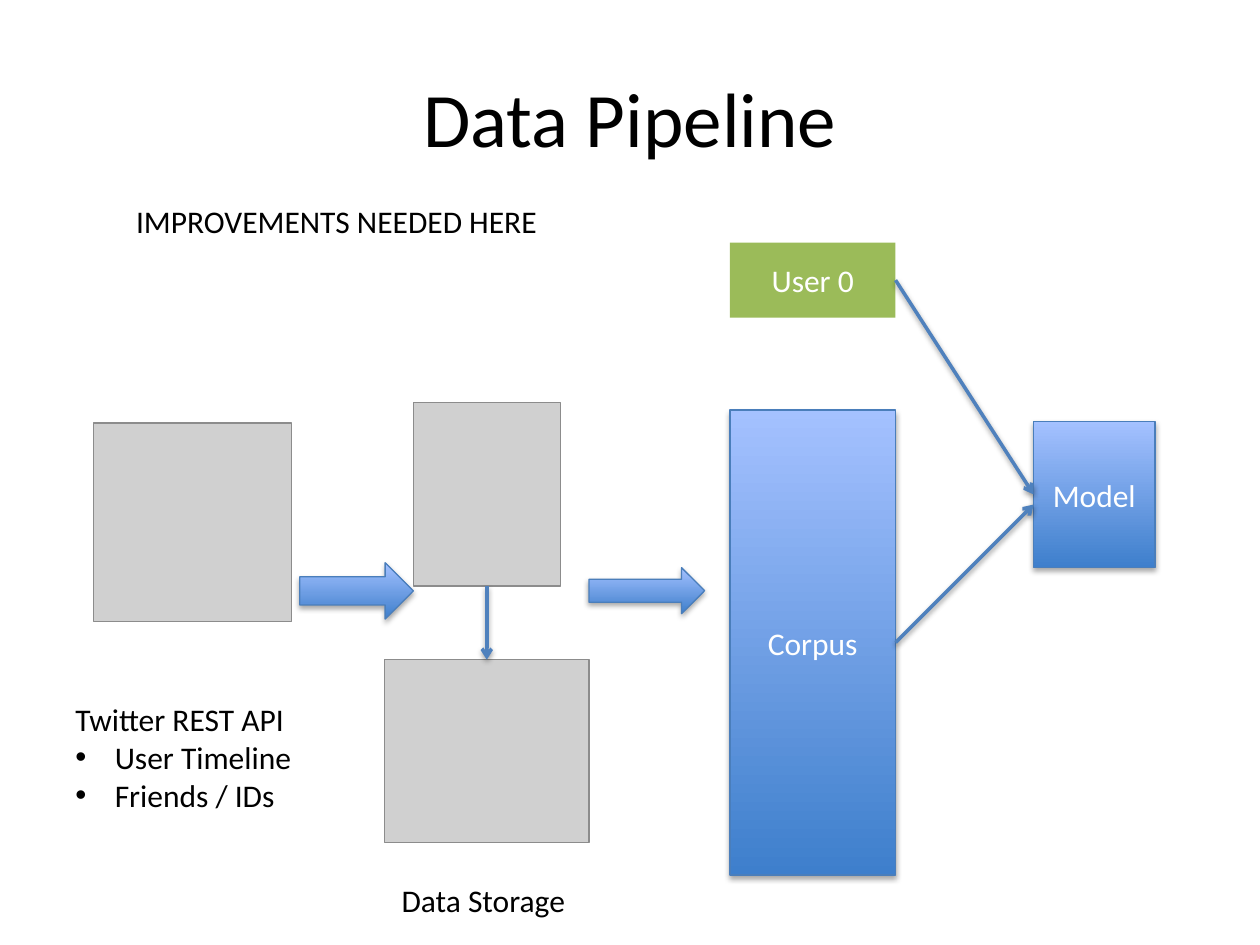
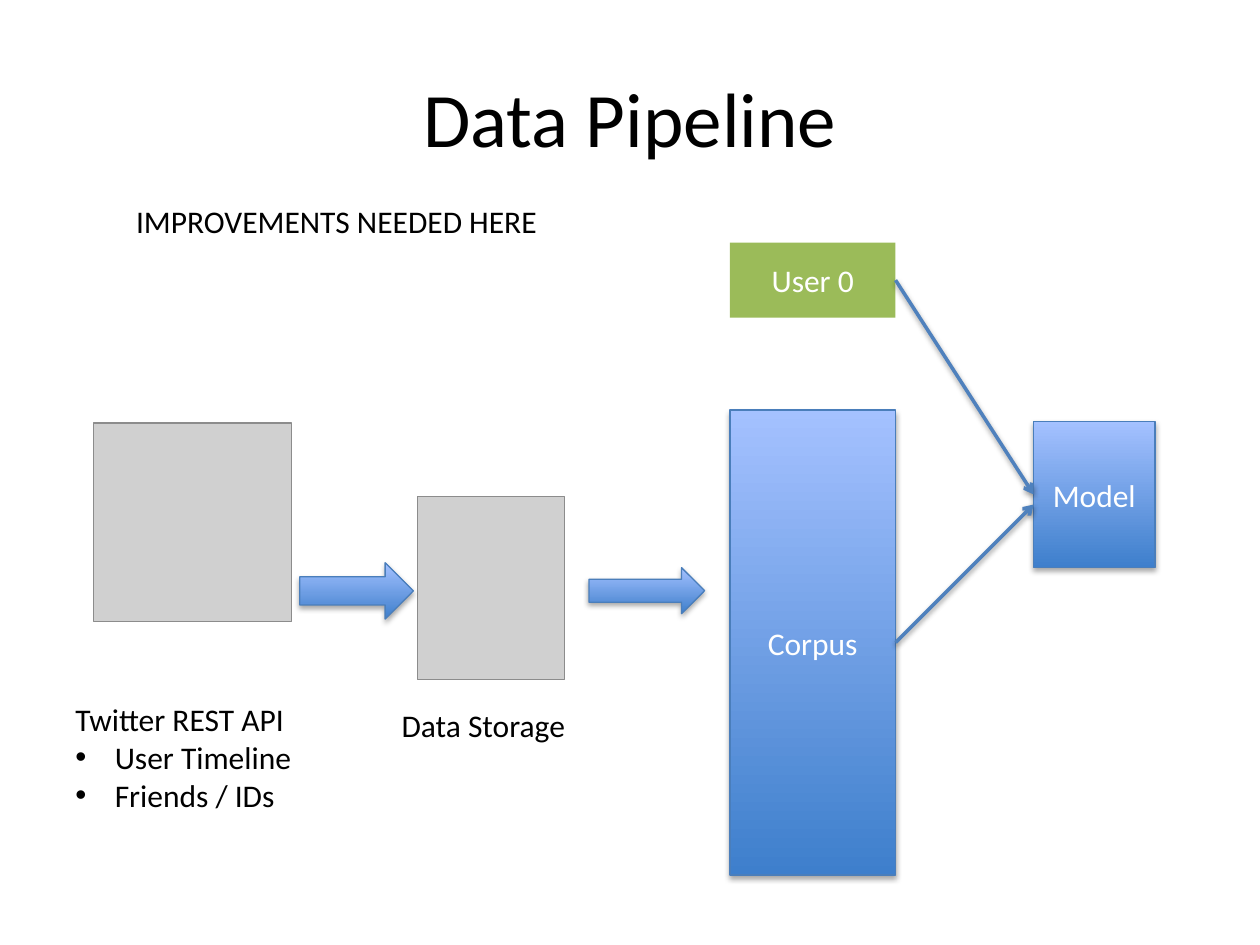
Before and after one commit to susiexsun/capstone_project, a slide deck: slide 7 of capstone_presentation.pptx. Drawn at 1260x945 pixels with LibreOffice and Linux fonts; fonts in the diff are those of the drawing; grey boxes stand for pictures. Boxes give left, top, right and bottom in pixels: in the first picture for what was removed or moved away, otherwise in the second. Text is boxed around its words. In the diff, an @@ line names an element or a change of style, - is before the commit and + after.

```diff
--- a/capstone_presentation.pptx
+++ b/capstone_presentation.pptx
@@ picture: place and size @@
-picture at [413,403,561,587]
+picture at [417,496,564,680]
@@ arrow removed from (486, 586) to (486, 660) @@
@@ picture removed at [384,660,588,843] @@
@@ text "Data Storage": place and size @@
-text "Data Storage" at [402,891,565,918]
+text "Data Storage" at [402,716,565,743]
```
Also in this commit, not shown: 4 other slides changed, 1 other file.
